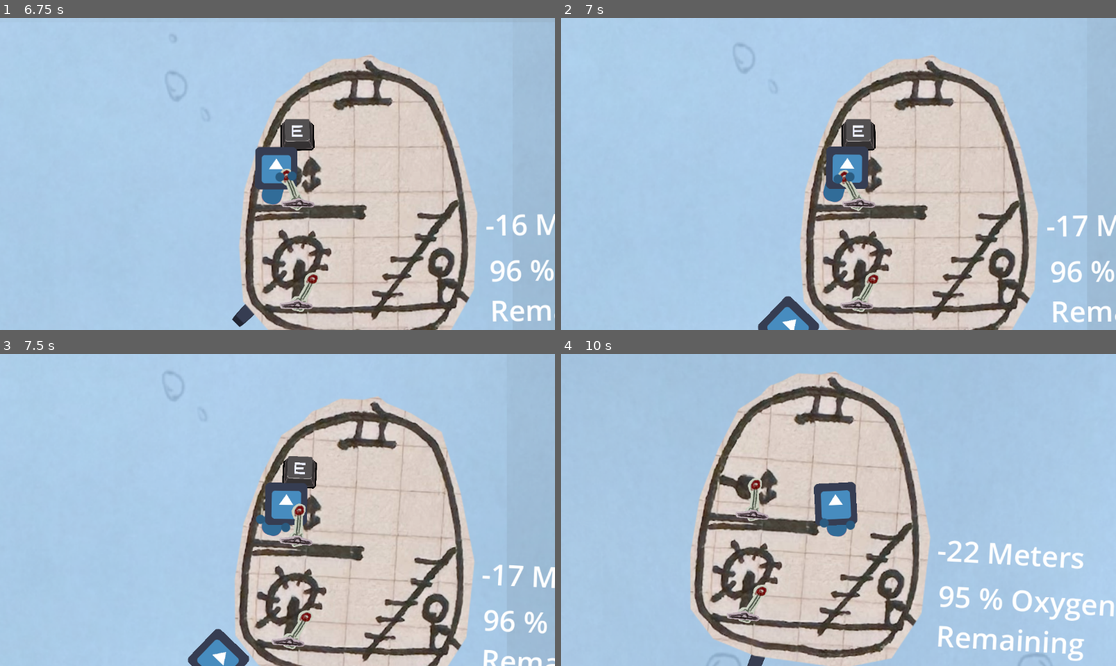
Above: before the commit, frames 1-4 (two rows, left to right).
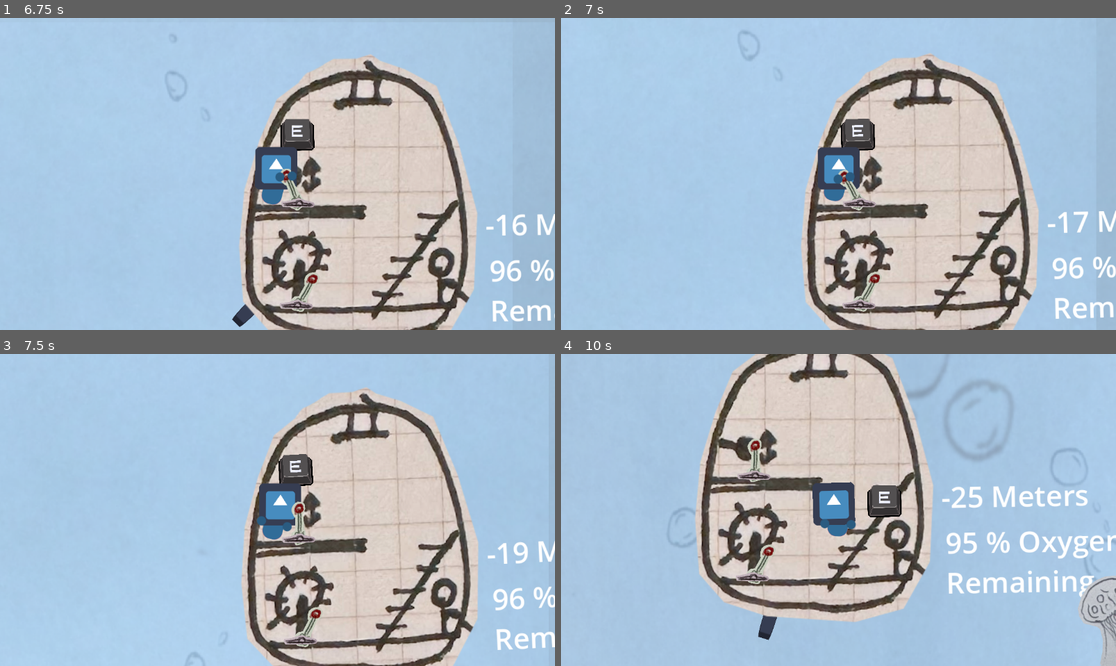
Above: after the commit, the same moments.

Repository: calzila/GGJ_2025
Game: Godot game, scene res://Overworld.tscn
The game is run twice, just before and just after one commit, with the same random seed, the same clock (stepped at 60 frames per second) and the same inputs. The engine's default icon, where the game draws it, is replaced by a stand-in: a white triangle on a blue panel in a dark square.
Inputs:
- Up to frame 1 (6.75 s): tap Enter (ui_accept) at 0.5, 0.77, 1.52, 3.02, 3.77, 4.52, 6.02 s; hold D (move_right) 0.53-2.03 s; tap E (Grab) every 0.75 s from 0.6 to 6.6 s; hold A (move_left) 2.03-2.78 s; hold D (move_right) 2.78-4.28 s; hold A (move_left) 4.28-5.03 s; hold D (move_right) 5.03-5.78 s; hold A (move_left) from 5.78 s (still down)
- Up to frame 2 (7 s): keep holding A (move_left); tap Enter (ui_accept) at 6.77 s
- Up to frame 3 (7.5 s): release A (move_left) at 7.28 s; hold D (move_right) from 7.28 s (still down); tap E (Grab) at 7.35 s
- Up to frame 4 (10 s): tap Enter (ui_accept) at 7.52, 9.02, 9.77 s; tap E (Grab) at 8.1, 8.85, 9.6 s; release D (move_right) at 9.53 s; hold A (move_left) from 9.53 s (still down)

Frame 1 is identical in both runs. In frame 2, 7.7% of the frame differs, in the area x 31-100%, y 4-100%; in frame 3, 17%; in frame 4, 29%, in the area x 20-100%, y 0-100%.
Error in both runs: Invalid assignment of property or key 'playerIsHolding' with value of type 'bool' on a base object of type 'Nil'. (res://grabber.gd:46)

Commit message:
Fixing fire direction and strength

Diff:
--- a/projectile.gd
+++ b/projectile.gd
@@ -1,6 +1,6 @@
 extends CharacterBody2D
 
-@export var SPEED = 100
+@export var SPEED = 1000
 
 var dir : float
 var spawnPos : Vector2
@@ -12,5 +12,5 @@
 
 
 func _physics_process(delta: float) -> void:
-	velocity = Vector2(0, -SPEED).rotated(dir)
+	velocity = Vector2(0, SPEED).rotated(dir)
 	move_and_slide()
